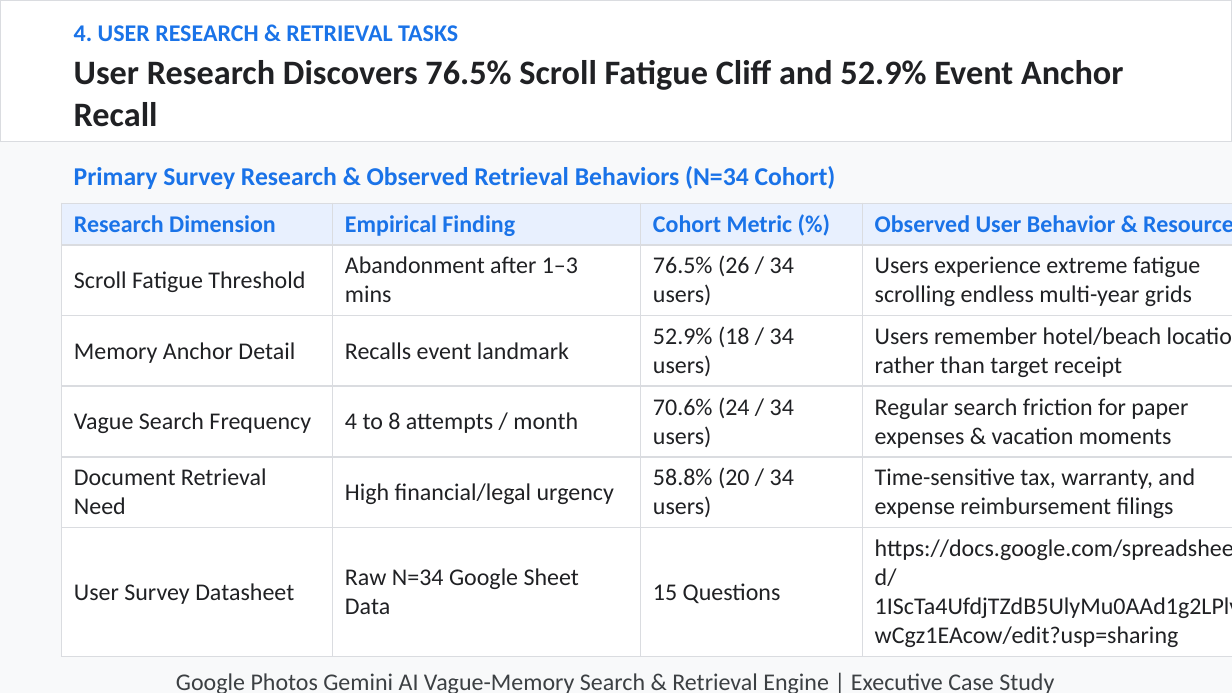
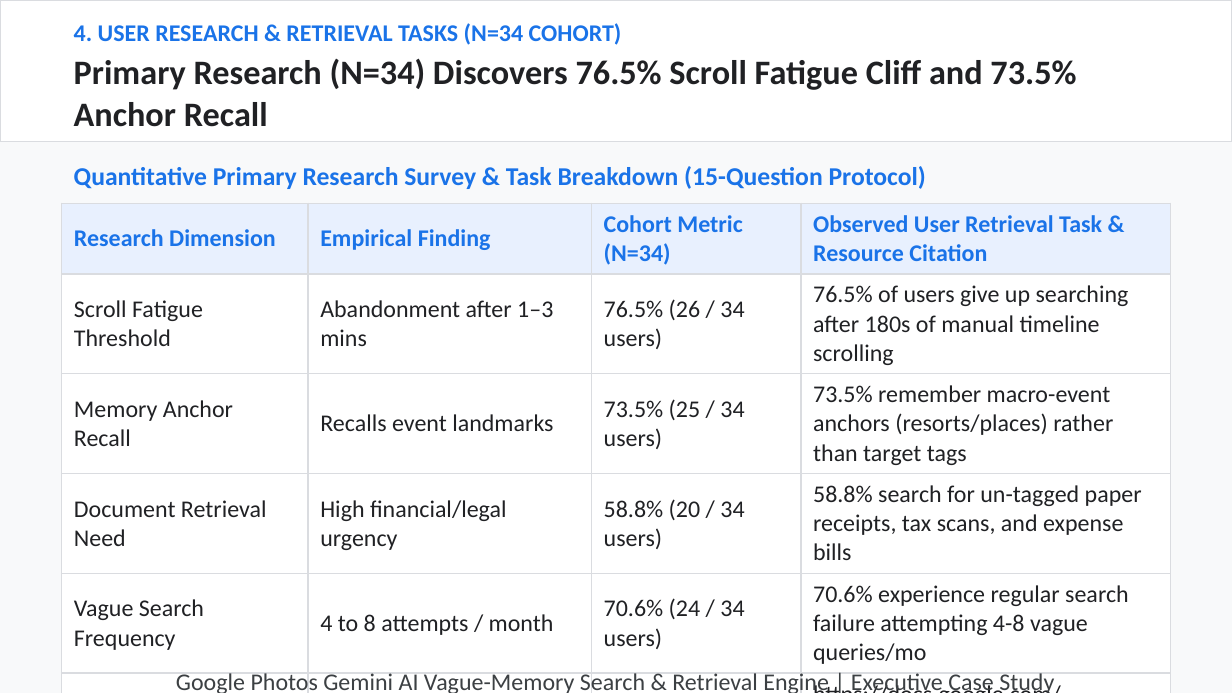
Before and after one commit to hatakekakashi05/google-photos-vague-memory-, a slide deck: slide 4 of output/NL_GooglePhotos.pptx. Drawn at 1232x693 pixels with LibreOffice and Linux fonts; fonts in the diff are those of the drawing. Boxes give left, top, right and bottom in pixels: in the first picture for what was removed or moved away, otherwise in the second. Text is boxed around its words. In the diff, an @@ line names an element or a change of style, - is before the commit and + after.

Commit message:
Enrich presentation deck with data metrics, formulas, sample sizes, and refined narrative flow

```diff
--- a/output/NL_GooglePhotos.pptx
+++ b/output/NL_GooglePhotos.pptx
@@ text at (74, 23, 622, 45): text changed @@
-4. USER RESEARCH & RETRIEVAL TASKS
+4. USER RESEARCH & RETRIEVAL TASKS (N=34 COHORT)
@@ text at (74, 58, 1076, 127): text changed @@
-User Research Discovers 76.5% Scroll Fatigue Cliff and 52.9% Event Anchor Recall
+Primary Research (N=34) Discovers 76.5% Scroll Fatigue Cliff and 73.5% Anchor Recall
@@ text at (74, 166, 926, 189): text changed @@
-Primary Survey Research & Observed Retrieval Behaviors (N=34 Cohort)
+Quantitative Primary Research Survey & Task Breakdown (15-Question Protocol)
@@ table at (62, 203, 1170, 668) @@
-row 1, column 3: Cohort Metric (%)
+row 1, column 3: Cohort Metric (N=34)
-row 1, column 4: Observed User Behavior & Resource Link
+row 1, column 4: Observed User Retrieval Task & Resource Citation
-row 2, column 4: Users experience extreme fatigue scrolling endless multi-year grids
+row 2, column 4: 76.5% of users give up searching after 180s of manual timeline scrolling
-row 3: Memory Anchor Detail | Recalls event landmark | 52.9% (18 / 34 users) | Users remember hotel/beach location rather than target receipt
+row 3: Memory Anchor Recall | Recalls event landmarks | 73.5% (25 / 34 users) | 73.5% remember macro-event anchors (resorts/places) rather than target tags
-row 4: Vague Search Frequency | 4 to 8 attempts / month | 70.6% (24 / 34 users) | Regular search friction for paper expenses & vacation moments
+row 4: Document Retrieval Need | High financial/legal urgency | 58.8% (20 / 34 users) | 58.8% search for un-tagged paper receipts, tax scans, and expense bills
-row 5: Document Retrieval Need | High financial/legal urgency | 58.8% (20 / 34 users) | Time-sensitive tax, warranty, and expense reimbursement filings
+row 5: Vague Search Frequency | 4 to 8 attempts / month | 70.6% (24 / 34 users) | 70.6% experience regular search failure attempting 4-8 vague queries/mo
-row 6, column 2: Raw N=34 Google Sheet Data
+row 6, column 2: Raw N=34 Google Sheet
@@ table: place and size @@
-table at (62, 203, 1232, 651)
+table at (62, 203, 1170, 668)
```
Also in this commit, not shown: 9 other slides changed, 2 other files.
